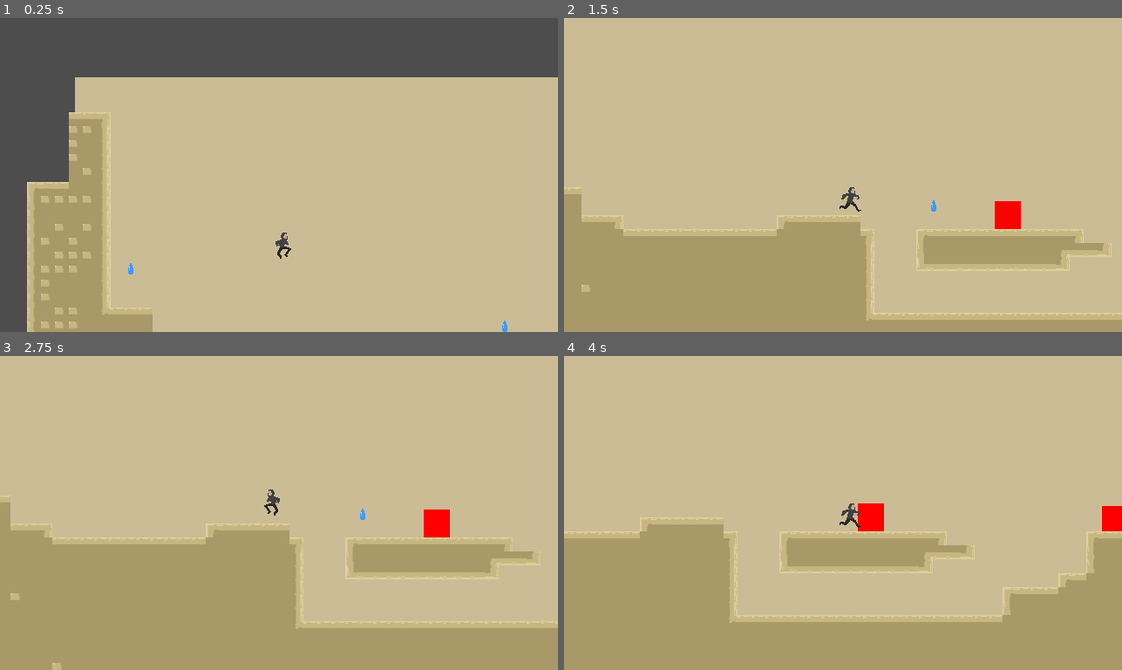
Above: before the commit, frames 1-4 (two rows, left to right).
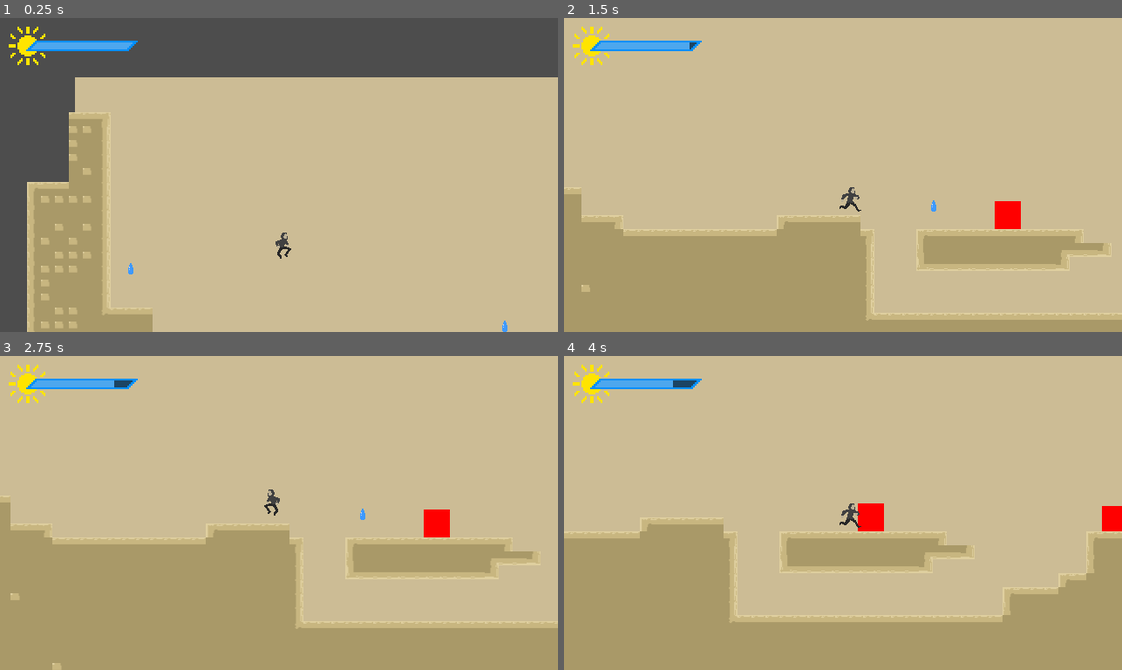
Above: after the commit, the same moments.

Repository: Aterlone/MasseyGameJam
Game: Godot game, scene res://main.tscn
Two runs of this game, one before a commit and one after it. Both use one fixed random seed, a clock stepped at 60 frames per second and the inputs below.
Inputs:
- Up to frame 1 (0.25 s): no input
- Up to frame 2 (1.5 s): tap Enter (ui_accept) at 0.5, 0.6, 0.77, 1.07, 1.35 s; hold Right (ui_right) from 0.53 s (still down)
- Up to frame 3 (2.75 s): tap Enter (ui_accept) at 1.52, 1.82, 2.1 s; release Right (ui_right) at 2.03 s; hold Left (ui_left) from 2.03 s (still down)
- Up to frame 4 (4 s): release Left (ui_left) at 2.78 s; hold Right (ui_right) from 2.78 s (still down); tap Enter (ui_accept) at 2.85, 3.02, 3.32, 3.6, 3.77 s

The runs differ from the first frame. In frame 1, 0.9% of the frame differs, in the area x 1-25%, y 2-15%; in frame 2, 0.9%; in frame 3, 0.9%; in frame 4, 0.9%.

Commit message:
Hud added.

Diff:
--- a/Misc/Door.gd
+++ b/Misc/Door.gd
@@ -15,7 +15,7 @@
 				scene_change("res://house_1.tscn")
 				in_house = true
 
-			player.get_node("Sprite2D").outside = not in_house
+			player.get_node("Sprite2D").outside = !in_house
 
 func _on_body_entered(body):
 	player = body;
--- a/main.tscn
+++ b/main.tscn
@@ -1,8 +1,9 @@
-[gd_scene load_steps=4 format=3 uid="uid://n6u7lr0nc7i6"]
+[gd_scene load_steps=5 format=3 uid="uid://n6u7lr0nc7i6"]
 
 [ext_resource type="PackedScene" uid="uid://bwnkl77idxjup" path="res://level_1.tscn" id="1_h2yge"]
 [ext_resource type="PackedScene" uid="uid://chs0nv8r8ro0j" path="res://player/player.tscn" id="1_ig7tw"]
 [ext_resource type="PackedScene" path="res://player/main_camera.tscn" id="3_h2yge"]
+[ext_resource type="PackedScene" uid="uid://dy1tufsxdobps" path="res://UI/HUD.tscn" id="4_1bvp3"]
 
 [node name="Main" type="Node2D"]
 
@@ -14,3 +15,5 @@
 position = Vector2(232, 160)
 
 [node name="MainCamera" parent="." instance=ExtResource("3_h2yge")]
+
+[node name="HUD" parent="." instance=ExtResource("4_1bvp3")]
